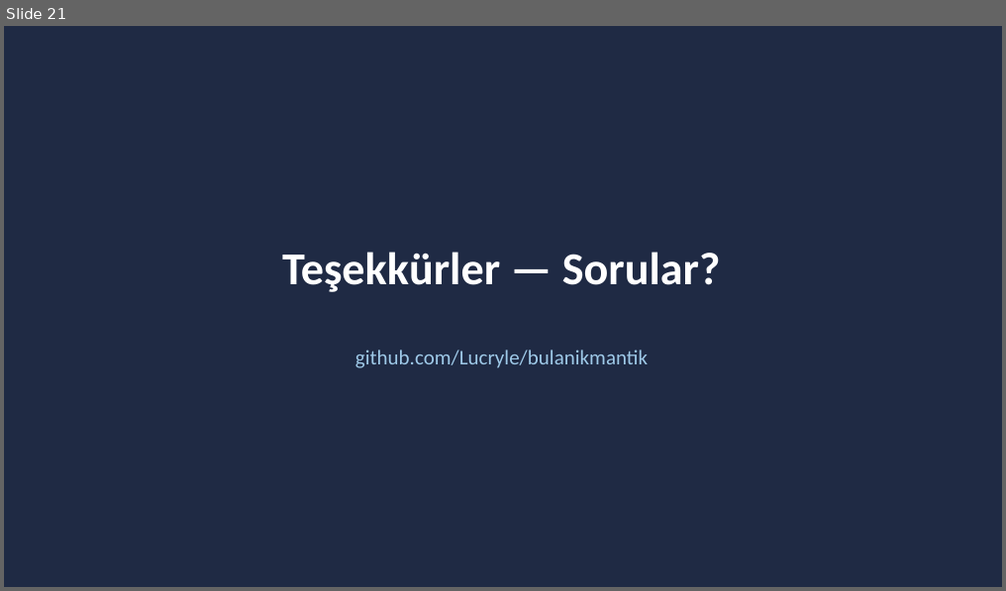
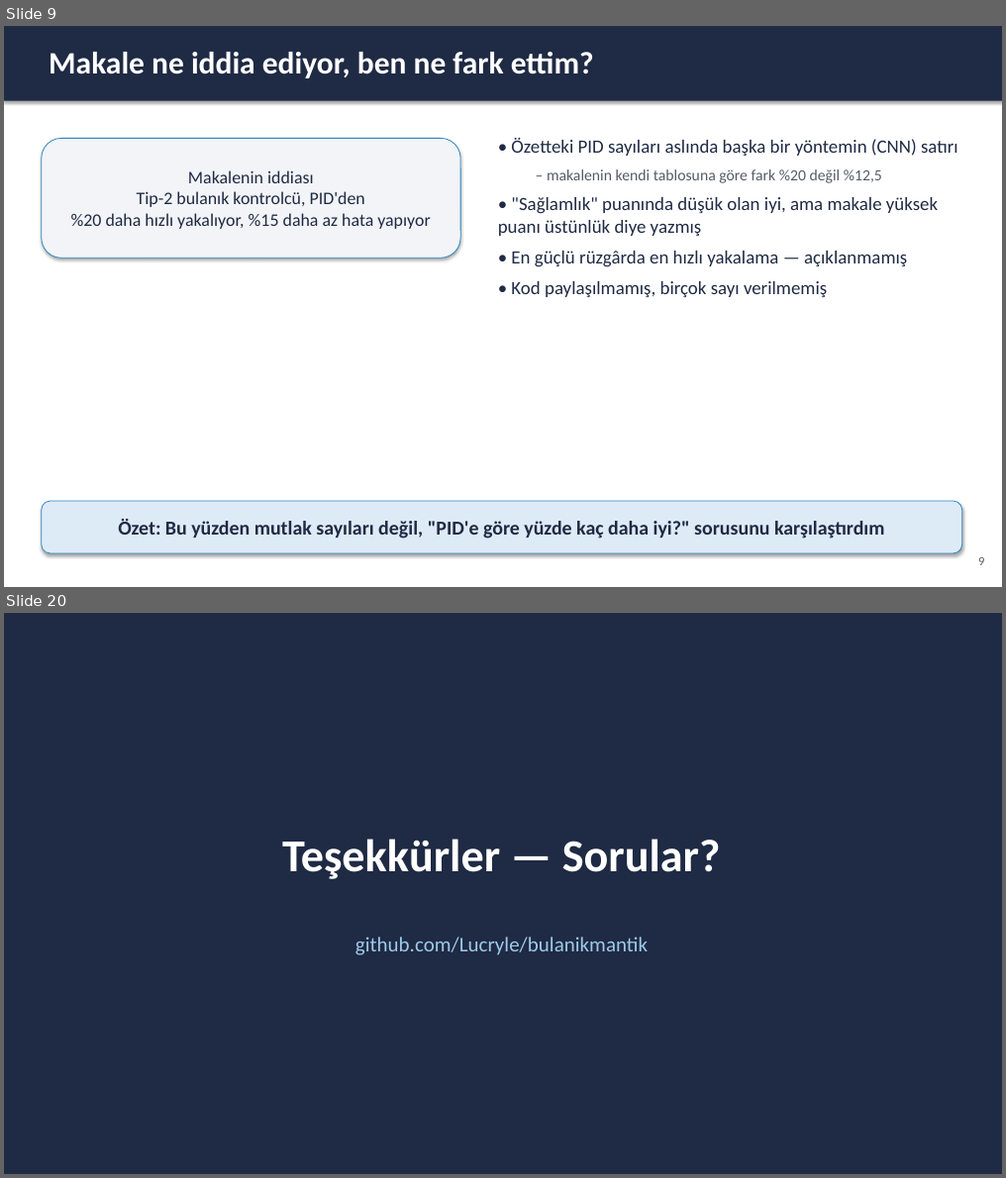
Before and after one commit to Lucryle/bulanikmantik, a slide deck: presentation/sunum.pptx. Shown one above the other, each under a label of ours: slide 21 before the commit, slides 9 and 20 after it; the slides between them are not shown. The pictures are 1006x591 and 1006x1178 pixels, drawn with LibreOffice and Linux fonts; fonts in the diff are those of the drawing. Boxes give left, top, right and bottom in pixels: in the first picture for what was removed or moved away, otherwise in the second. Text is boxed around its words. In the diff, an @@ line names an element or a change of style, - is before the commit and + after.

```diff
--- a/presentation/sunum.pptx
+++ b/presentation/sunum.pptx
@@ slide 9 added at bbox=[4, 26, 1002, 587], background #FFFFFF @@
@@ rectangle added at bbox=[4, 26, 1002, 101], fill #1F2A44 @@
@@ text added at bbox=[49, 52, 594, 78], 30 pt, text #FFFFFF, bold @@
+Makale ne iddia ediyor, ben ne fark ettim?
@@ rounded rectangle added at bbox=[42, 138, 460, 258], fill #F2F4F7, outline #2E86C1 0.75 pt, 17 pt, text #1F2A44 @@
+Makalenin iddiası
+Tip-2 bulanık kontrolcü, PID'den
+%20 daha hızlı yakalıyor, %15 daha az hata yapıyor
@@ text added at bbox=[498, 138, 958, 297], 18 pt, text #1F2A44 @@
+• Özetteki PID sayıları aslında başka bir yöntemin (CNN) satırı
+  – makalenin kendi tablosuna göre fark %20 değil %12,5
+• "Sağlamlık" puanında düşük olan iyi, ama makale yüksek puanı üstünlük diye yazmış
+• En güçlü rüzgârda en hızlı yakalama — açıklanmamış
+• Kod paylaşılmamış, birçok sayı verilmemiş
@@ rounded rectangle added at bbox=[42, 501, 962, 554], fill #DDEBF7, outline #2E86C1 0.75 pt, 19 pt, text #1F2A44, bold @@
+Özet: Bu yüzden mutlak sayıları değil, "PID'e göre yüzde kaç daha iyi?" sorusunu karşılaştırdım
@@ text added at bbox=[978, 558, 984, 566], 12 pt, text #555B66 @@
+9
@@ what was slide 21 is now slide 20 @@
```
Also in this commit, not shown: 8 slides changed, 16 other slides added, 14 slides removed, 1 other file.
